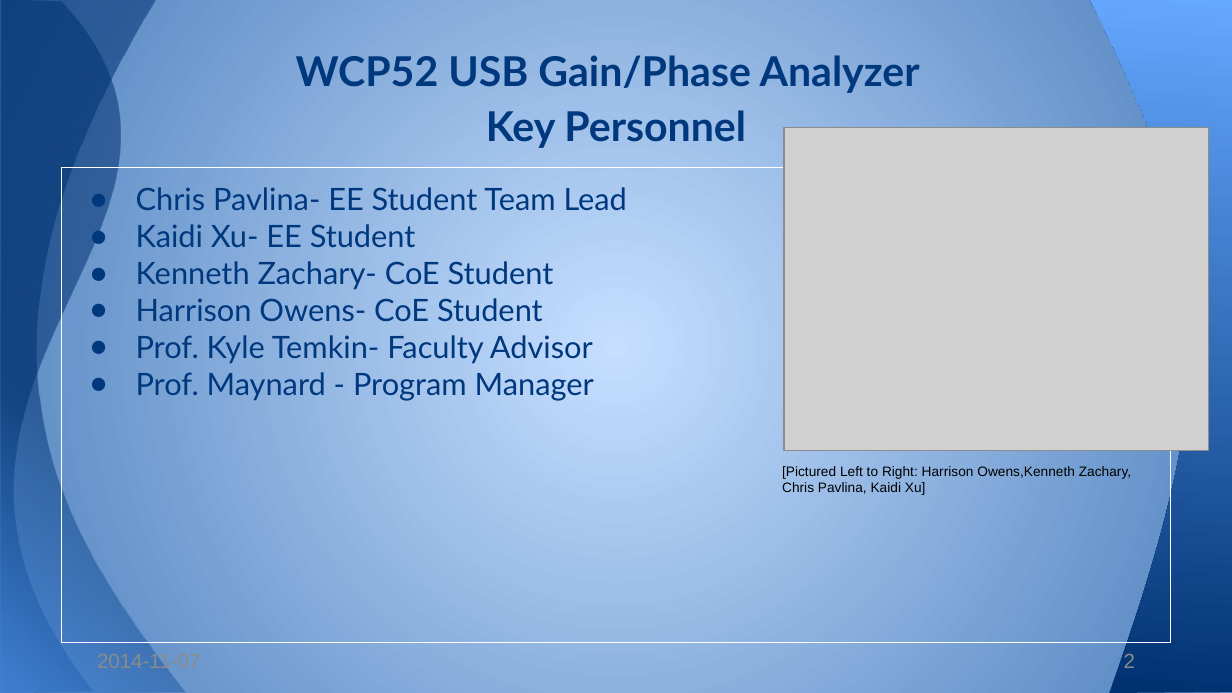
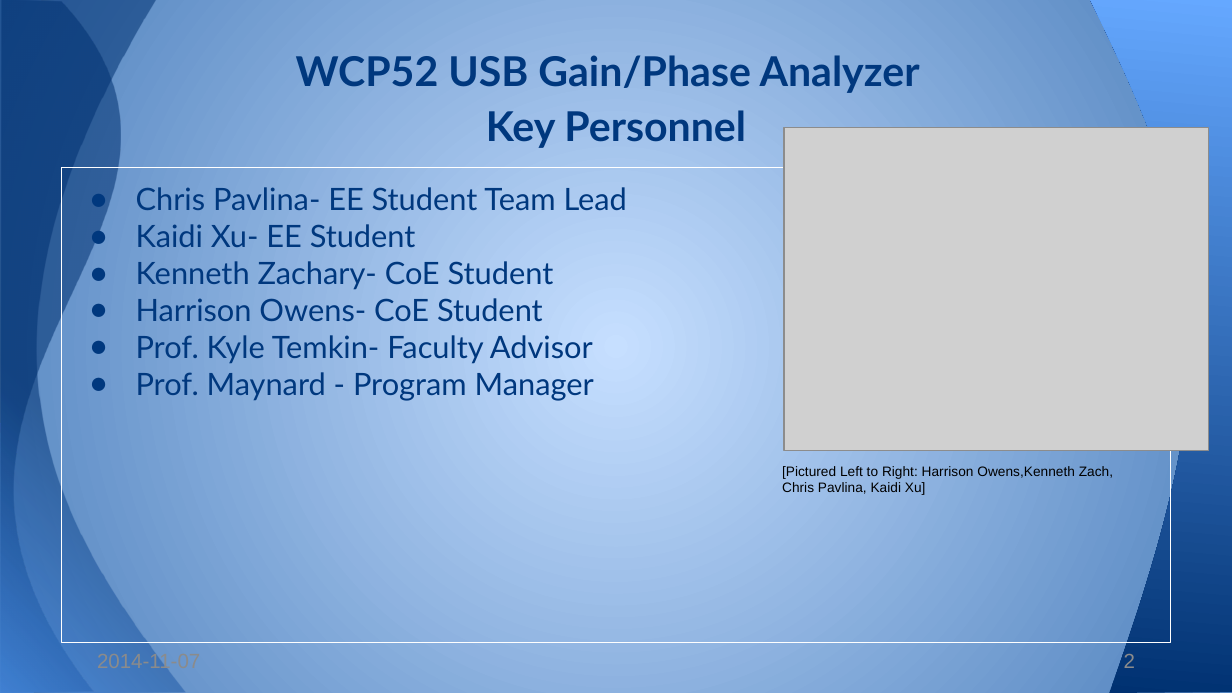
Before and after one commit to WCP52/docs, a slide deck: slide 2 of official/WCP52 Gain-Phase System Architecture Presentation.pptx. Drawn at 1232x693 pixels with LibreOffice and Linux fonts; fonts in the diff are those of the drawing; grey boxes stand for pictures. Boxes give left, top, right and bottom in pixels: in the first picture for what was removed or moved away, otherwise in the second. Text is boxed around its words. In the diff, an @@ line names an element or a change of style, - is before the commit and + after.

```diff
--- a/official/WCP52 Gain-Phase System Architecture Presentation.pptx
+++ b/official/WCP52 Gain-Phase System Architecture Presentation.pptx
@@ text at <box>782,466,1113,479</box>: text changed @@
-[Pictured Left to Right: Harrison Owens,Kenneth Zachary,
+[Pictured Left to Right: Harrison Owens,Kenneth Zach,
```
Also in this commit, not shown: 1 other slide changed.
